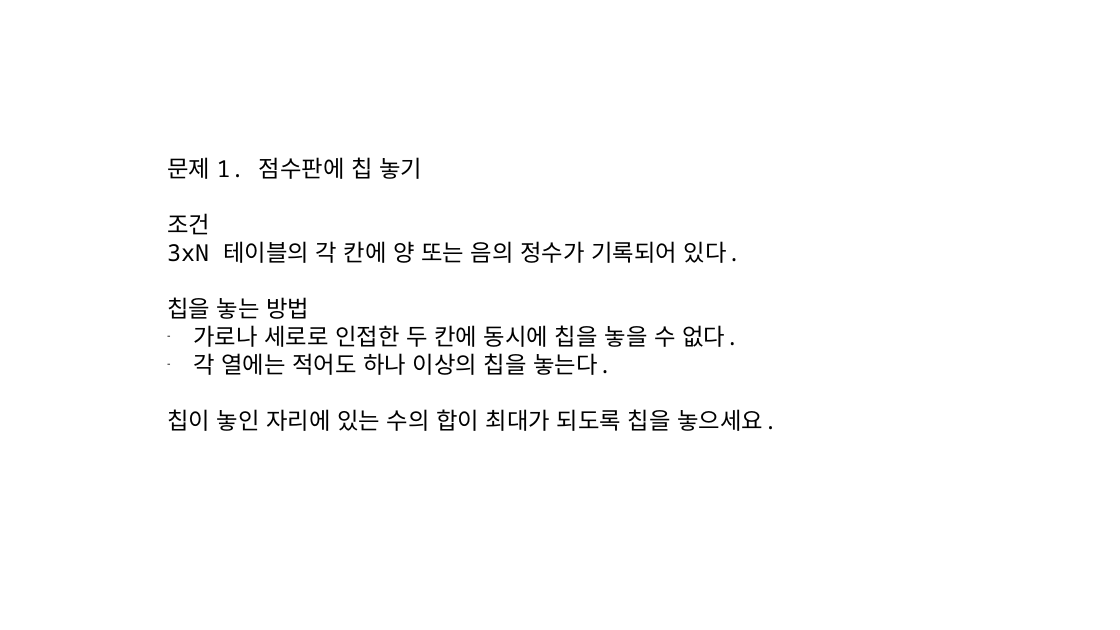
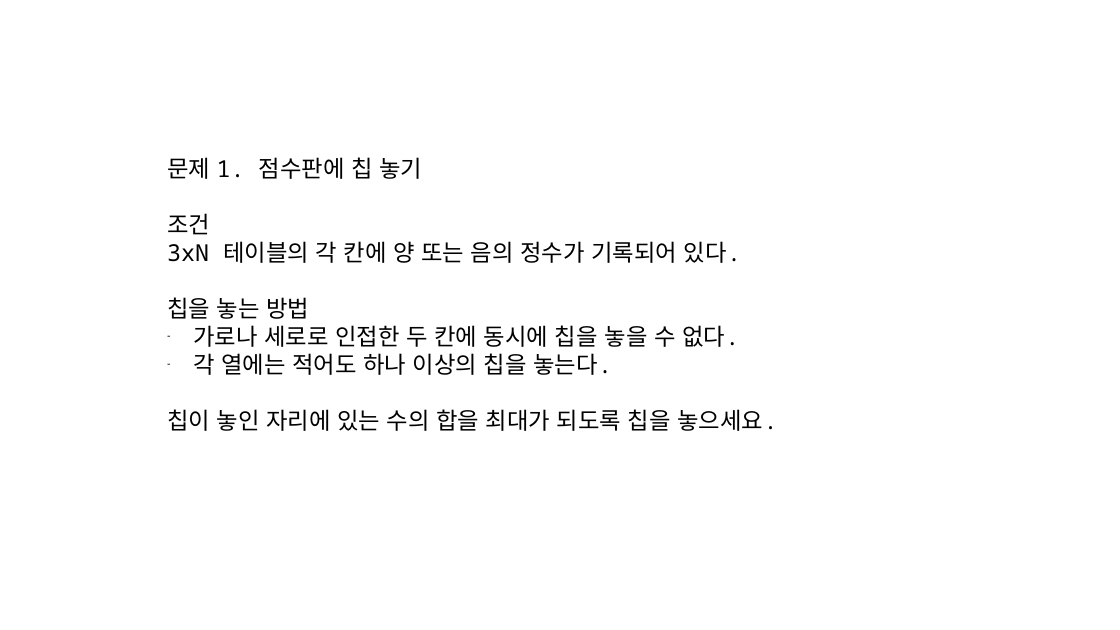
Before and after one commit to didw/algorithmInC, a slide deck: slide 1 of 알고리즘문제1.odp. Drawn at 1120x630 pixels with LibreOffice and Linux fonts; fonts in the diff are those of the drawing. Boxes give left, top, right and bottom in pixels: in the first picture for what was removed or moved away, otherwise in the second. Text is boxed around its words. In the diff, an @@ line names an element or a change of style, - is before the commit and + after.

```diff
--- a/알고리즘문제1.odp
+++ b/알고리즘문제1.odp
@@ text at [167, 409, 777, 431]: text changed @@
-칩이 놓인 자리에 있는 수의 합이 최대가 되도록 칩을 놓으세요.
+칩이 놓인 자리에 있는 수의 합을 최대가 되도록 칩을 놓으세요.
```
Also in this commit, not shown: 1 other slide changed.
